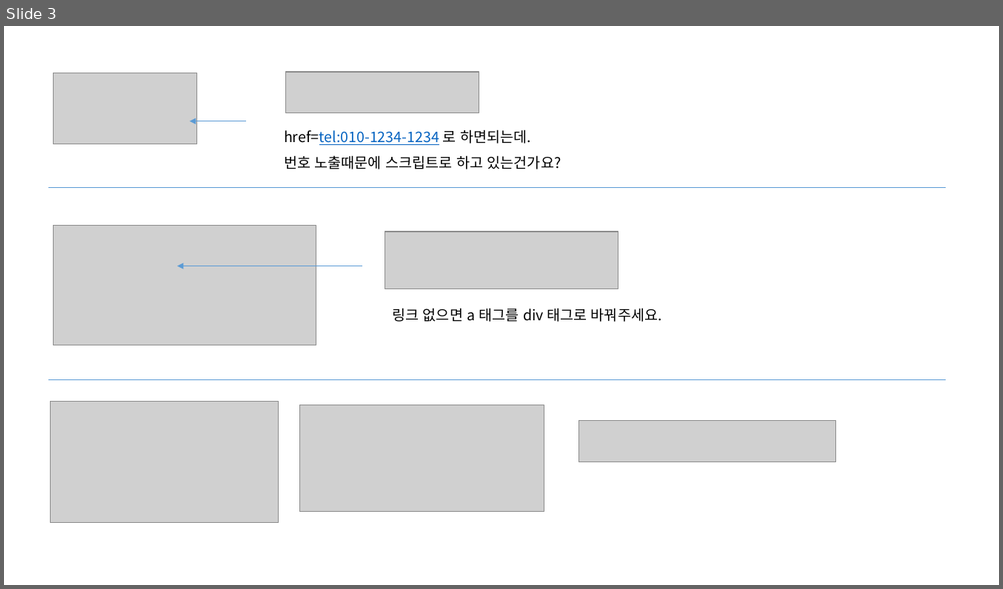
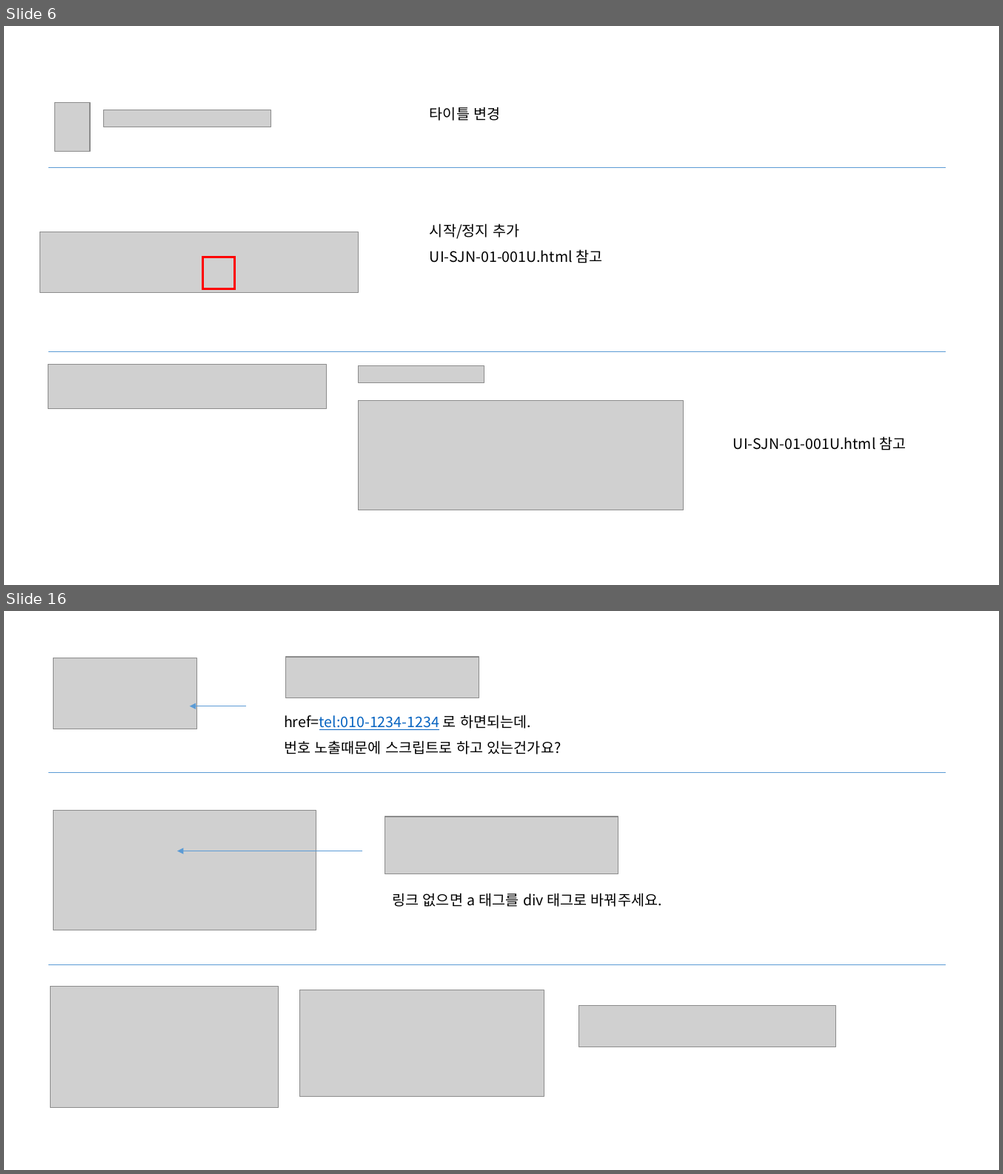
Before and after one commit to jeoungGyy/sejong, a slide deck: ppt/웹접근성 오류 체크(운영).pptx. Shown one above the other, each under a label of ours: slide 3 before the commit, slides 6 and 16 after it; the slides between them are not shown. The pictures are 1003x589 and 1003x1174 pixels, drawn with LibreOffice and Linux fonts; fonts in the diff are those of the drawing; grey boxes stand for pictures. Boxes give left, top, right and bottom in pixels: in the first picture for what was removed or moved away, otherwise in the second. Text is boxed around its words. In the diff, an @@ line names an element or a change of style, - is before the commit and + after.

```diff
--- a/ppt/웹접근성 오류 체크(운영).pptx
+++ b/ppt/웹접근성 오류 체크(운영).pptx
@@ slide 6 added at (4,26,999,585), background #FFFFFF @@
@@ picture added at (55,103,90,152) @@
@@ picture added at (104,110,271,127) @@
@@ text added at (430,107,501,121), 14 pt, text #000000 @@
+타이틀 변경
@@ line added from (48, 168) to (945, 168), #5B9BD5 0.5 pt @@
@@ text added at (430,224,603,264), 14 pt, text #000000 @@
+시작/정지 추가
+UI-SJN-01-001U.html 참고
@@ picture added at (40,232,358,293) @@
@@ rectangle added at (202,258,235,289), outline #FF0000 2 pt @@
@@ line added from (48, 352) to (945, 352), #5B9BD5 0.5 pt @@
@@ picture added at (48,365,327,409) @@
@@ picture added at (358,366,484,383) @@
@@ picture added at (358,400,683,510) @@
@@ text added at (733,437,905,451), 14 pt, text #000000 @@
+UI-SJN-01-001U.html 참고
@@ what was slide 3 is now slide 16 @@
```
Also in this commit, not shown: 1 slide changed, 18 other slides added, 2 slides removed, 4 other files.
